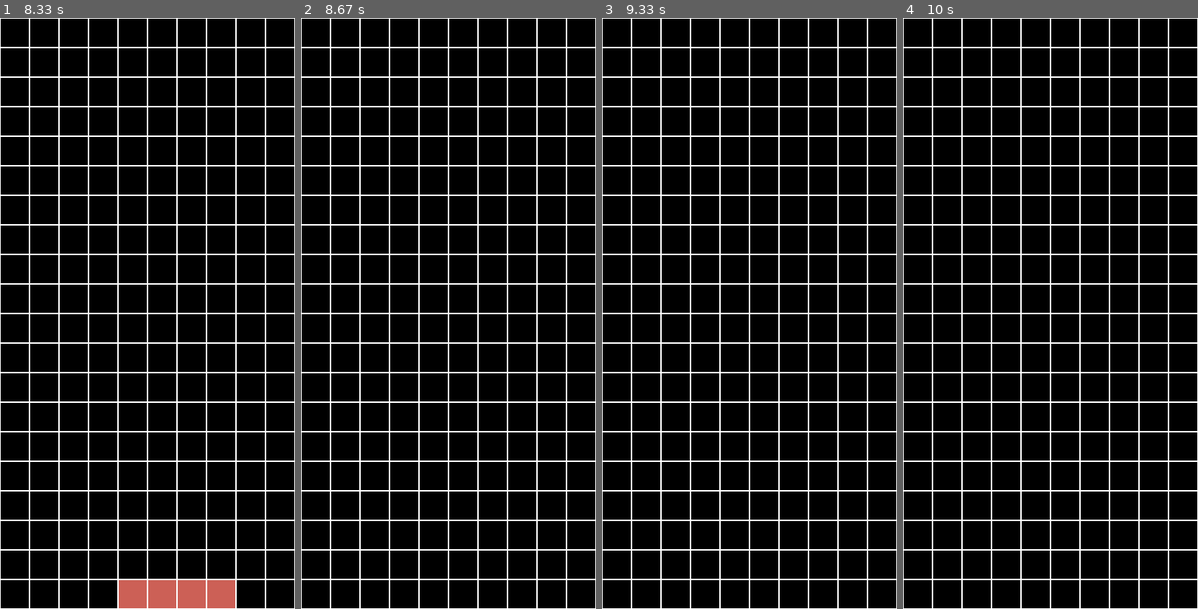
Above: before the commit, frames 1-4 (left to right).
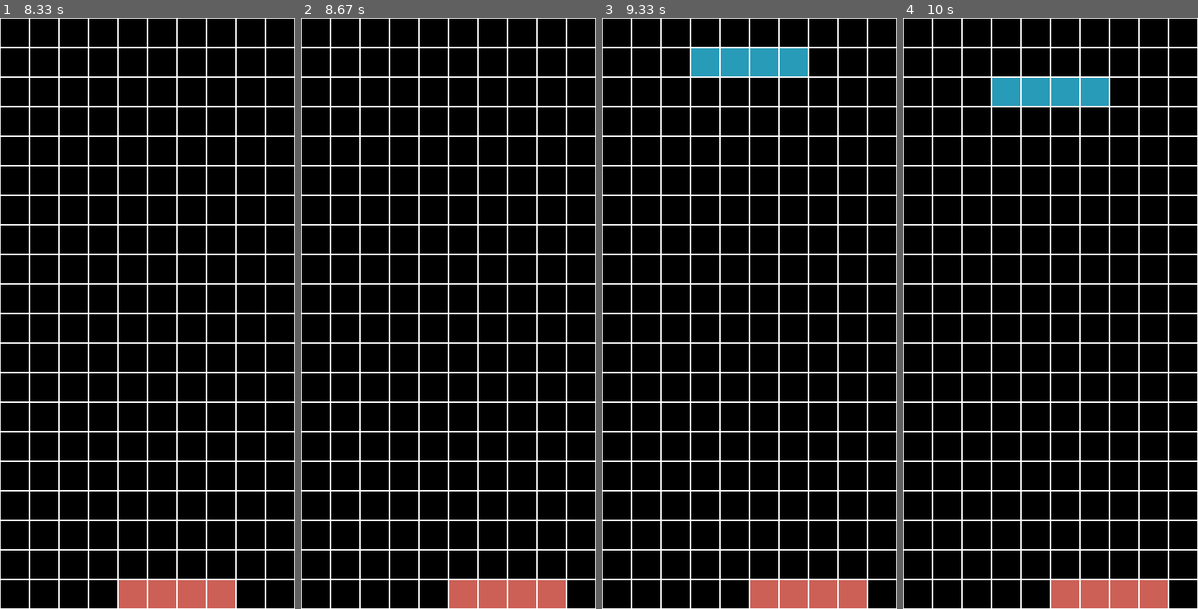
Above: after the commit, the same moments.

Repository: ozgurkumas/tetris-with-pygame
Game: pygame game, started from tetris.py
Two runs of this game, one before a commit and one after it. Both use one fixed random seed, a clock stepped at 60 frames per second and the inputs below.
Inputs:
- Up to frame 1 (8.33 s): hold Right 0.33-0.8 s; hold Right 0.83-1.3 s; hold Left 1.33-1.93 s; hold Down 1.97-2.73 s; hold Left 2.77-3.73 s; hold Right 3.77-4.83 s; hold Down 4.87-5.98 s; hold Left 6.02-7.17 s; hold Right from 7.2 s (still down)
- Up to frame 2 (8.67 s): release Right at 8.35 s; hold Right from 8.38 s (still down)
- Up to frame 3 (9.33 s): keep holding Right
- Up to frame 4 (10 s): release Right at 9.53 s; hold Left from 9.57 s (still down)

Frame 1 is identical in both runs. In frame 2, 1.8% of the frame differs, in the area x 50-90%, y 95-100%; in frame 3, 3.6%, in the area x 30-90%, y 5-100%; in frame 4, 3.6%.

Commit message:
detecting overflow of figures from the screen and creating new figure when main figure settled down

Diff:
--- a/tetris.py
+++ b/tetris.py
@@ -17,9 +17,22 @@
 
 screen = pygame.display.set_mode((screen_width, screen_height))
 
+def minList(index, list_):
+    empty_list = []
+    for i in list_:
+        empty_list.append(i[index])
+    return min(empty_list)
+
+def maxList(index, list_):
+    empty_list = []
+    for i in list_:
+        empty_list.append(i[index])
+    return max(empty_list)
+
 class Figure:
     def __init__(self):
         self.gridList = []
+        self.isActive = True
         self.color_list = [(0, 0, 255), (204, 96, 86), (208, 230, 101), (176, 26, 166), (40, 155, 184)]
         self.color = random.choice(self.color_list)
 
@@ -32,11 +45,14 @@
 class Figure1(Figure): # l block
     def __init__(self):
         self.gridList = [[120,0], [160,0], [200,0], [240, 0]]
+        self.isActive = True
         self.color_list = [(0, 0, 255), (204, 96, 86), (208, 230, 101), (176, 26, 166), (40, 155, 184)]
         self.color = random.choice(self.color_list)
 
 
 fig = Figure1()
+others_list = []
+
 
 while True:
 
@@ -45,25 +61,42 @@
             pygame.draw.rect(screen, black, (j * grid_scale, i * grid_scale, grid_scale, grid_scale))
             pygame.draw.rect(screen, white, (j * grid_scale, i * grid_scale, grid_scale, grid_scale),1)
 
+    if(fig.isActive==False):
+        others_list.append(fig)
+        fig = None
+        fig = Figure1()
+
     for event in pygame.event.get():
             if event.type == pygame.QUIT:
                 pygame.quit()
                 sys.exit()
-            if event.type == pygame.KEYDOWN:
-                if event.key == pygame.K_RIGHT:
-                    for i in range(len(fig.gridList)):
-                        fig.gridList[i][0] += grid_scale
-                elif event.key == pygame.K_LEFT:
-                    for i in range(len(fig.gridList)):
-                        fig.gridList[i][0] -= grid_scale
-                elif event.key == pygame.K_DOWN:
-                    for i in range(len(fig.gridList)):
-                        fig.gridList[i][1] += grid_scale
+            if fig.isActive==True:
+                if event.type == pygame.KEYDOWN:
+                    if event.key == pygame.K_RIGHT:
+                        if maxList(0, fig.gridList) < screen_width-grid_scale:
+                            for i in range(len(fig.gridList)):
+                                fig.gridList[i][0] += grid_scale
+                    elif event.key == pygame.K_LEFT:
+                        if minList(0, fig.gridList) > 0:
+                            for i in range(len(fig.gridList)):
+                                fig.gridList[i][0] -= grid_scale
+                    elif event.key == pygame.K_DOWN:
+                        if maxList(1, fig.gridList) < screen_height-grid_scale:
+                            for i in range(len(fig.gridList)):
+                                fig.gridList[i][1] += grid_scale
+                        else:
+                            fig.isActive = False
 
-    for i in range(len(fig.gridList)):
-        fig.gridList[i][1] += grid_scale
+    if fig.isActive == True:
+            if maxList(1, fig.gridList) < screen_height-grid_scale:
+                for i in range(len(fig.gridList)):
+                    fig.gridList[i][1] += grid_scale
+            else:
+                fig.isActive = False
 
     fig.update()
+    for object_ in others_list:
+        object_.update()
 
     pygame.display.update()
     clock.tick(fps)
